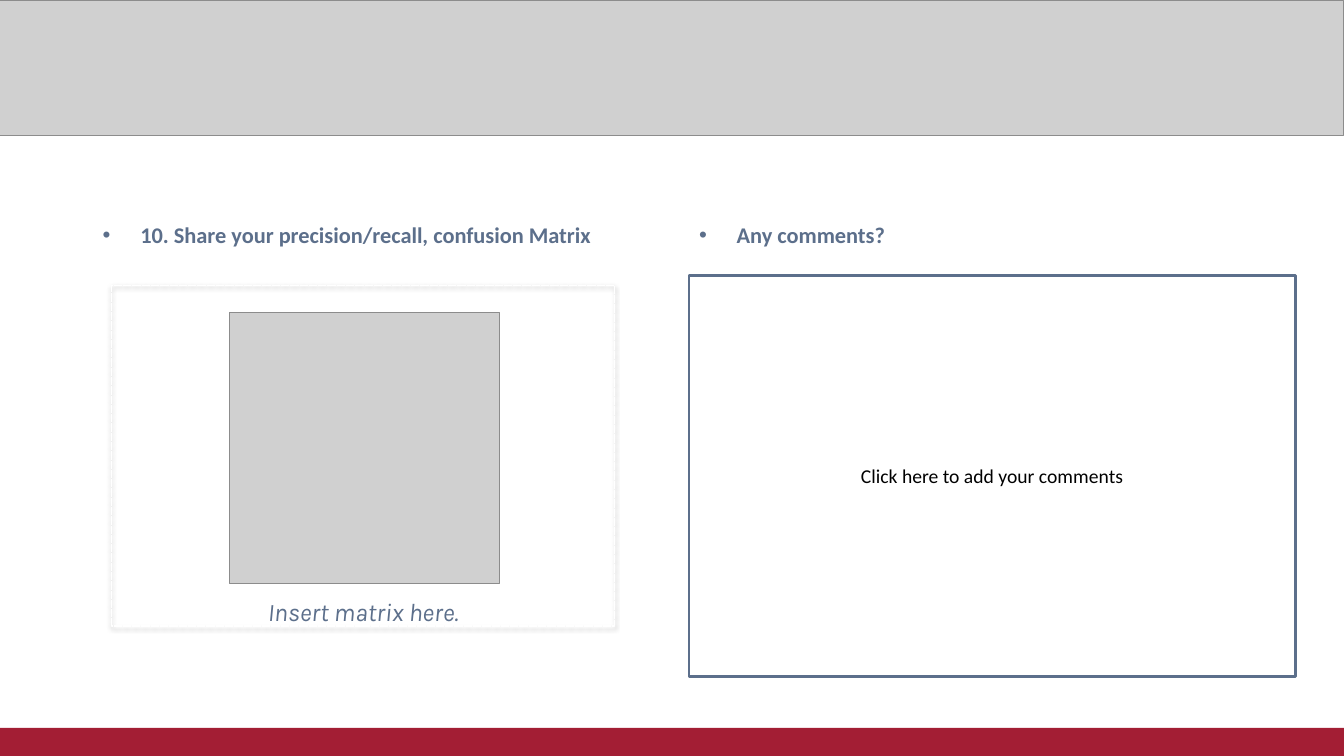
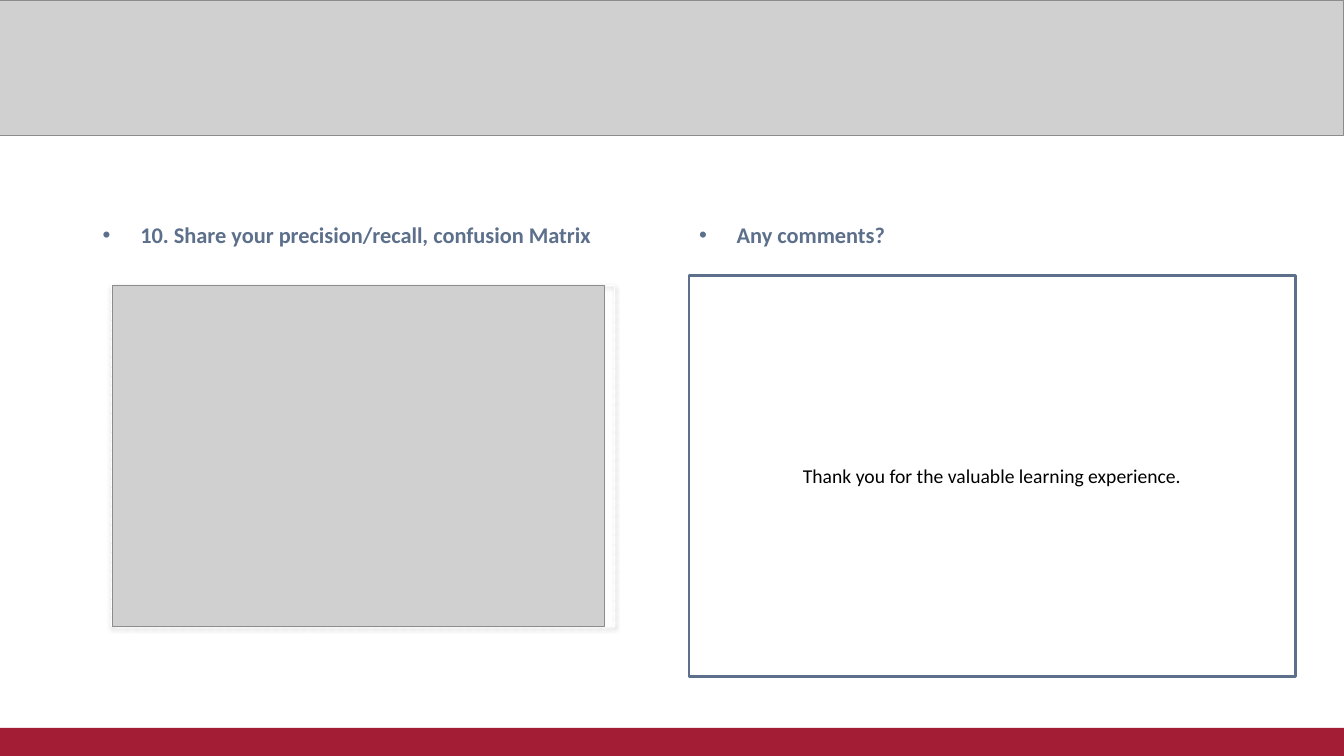
Before and after one commit to ozguramac/MITDataScience-CaseStudy4.1, a slide deck: slide 10 of Amac_Ozgur_CS_4.pptx. Drawn at 1344x756 pixels with LibreOffice and Linux fonts; fonts in the diff are those of the drawing; grey boxes stand for pictures. Boxes give left, top, right and bottom in pixels: in the first picture for what was removed or moved away, otherwise in the second. Text is boxed around its words. In the diff, an @@ line names an element or a change of style, - is before the commit and + after.

```diff
--- a/Amac_Ozgur_CS_4.pptx
+++ b/Amac_Ozgur_CS_4.pptx
@@ picture: place and size @@
-picture at (229, 313, 500, 584)
+picture at (112, 285, 604, 627)
@@ text in rectangle at (803, 469, 1180, 487): text changed @@
-Click here to add your comments
+Thank you for the valuable learning experience.
@@ text removed at (268, 604, 459, 621) @@
-Insert matrix here.
```
Also in this commit, not shown: 3 other slides changed, 3 other files.
